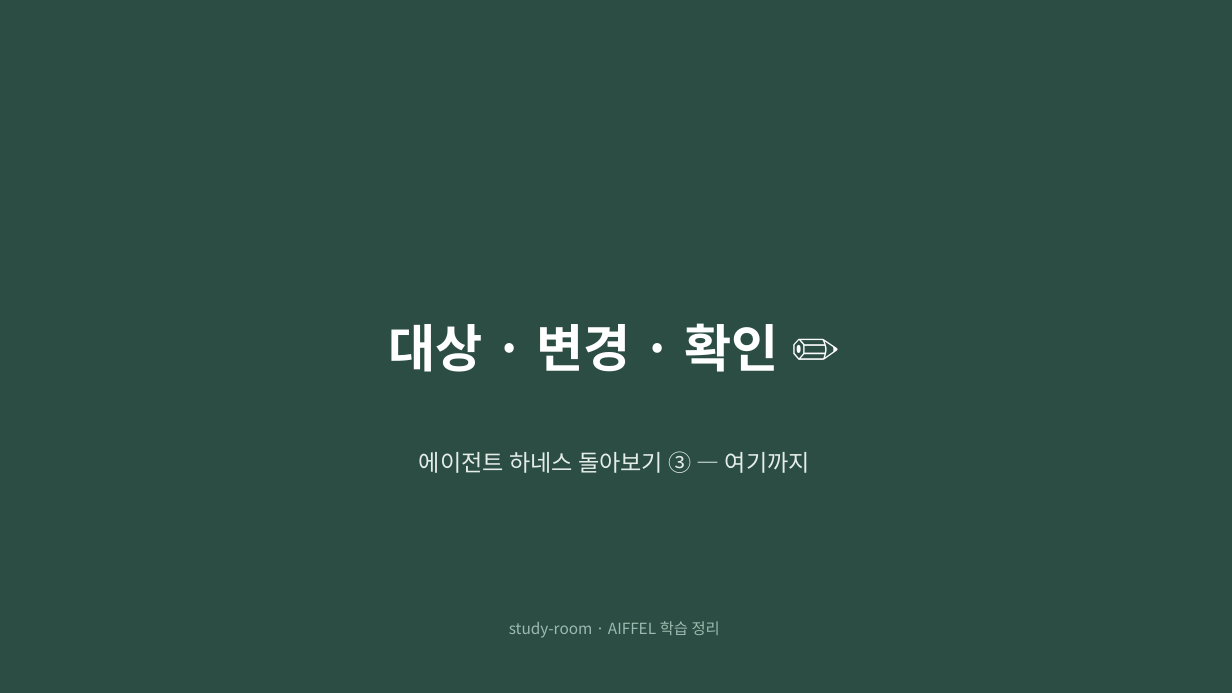
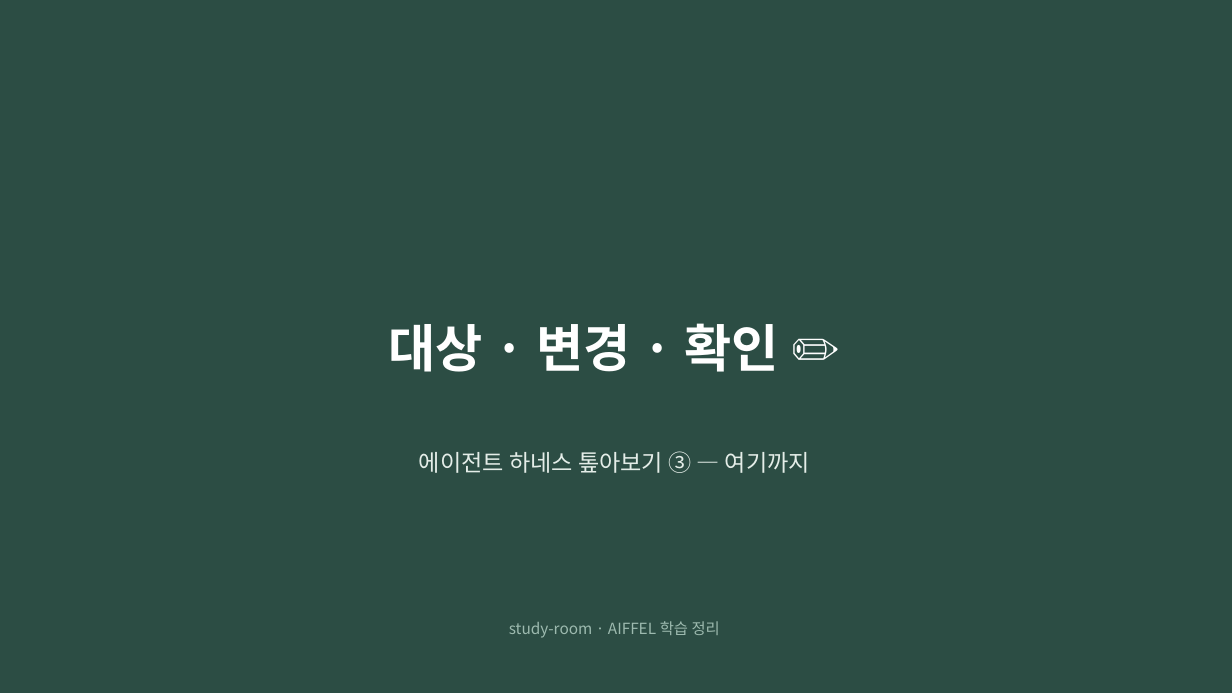
Before and after one commit to inseoklee-ai/study-room, a slide deck: slide 14 of action-format/action-format.pptx. Drawn at 1232x693 pixels with LibreOffice and Linux fonts; fonts in the diff are those of the drawing. Boxes give left, top, right and bottom in pixels: in the first picture for what was removed or moved away, otherwise in the second. Text is boxed around its words. In the diff, an @@ line names an element or a change of style, - is before the commit and + after.

Commit message:
Revert "표기 수정: 톺아보기 → 돌아보기"
This reverts commit b12071484fa65dee7587f1b43c364f435cdcef18.

```diff
--- a/action-format/action-format.pptx
+++ b/action-format/action-format.pptx
@@ text at <box>419,451,810,473</box>: text changed @@
-에이전트 하네스 돌아보기 ③ — 여기까지
+에이전트 하네스 톺아보기 ③ — 여기까지
```
Also in this commit, not shown: 1 other slide changed, 23 other files.
